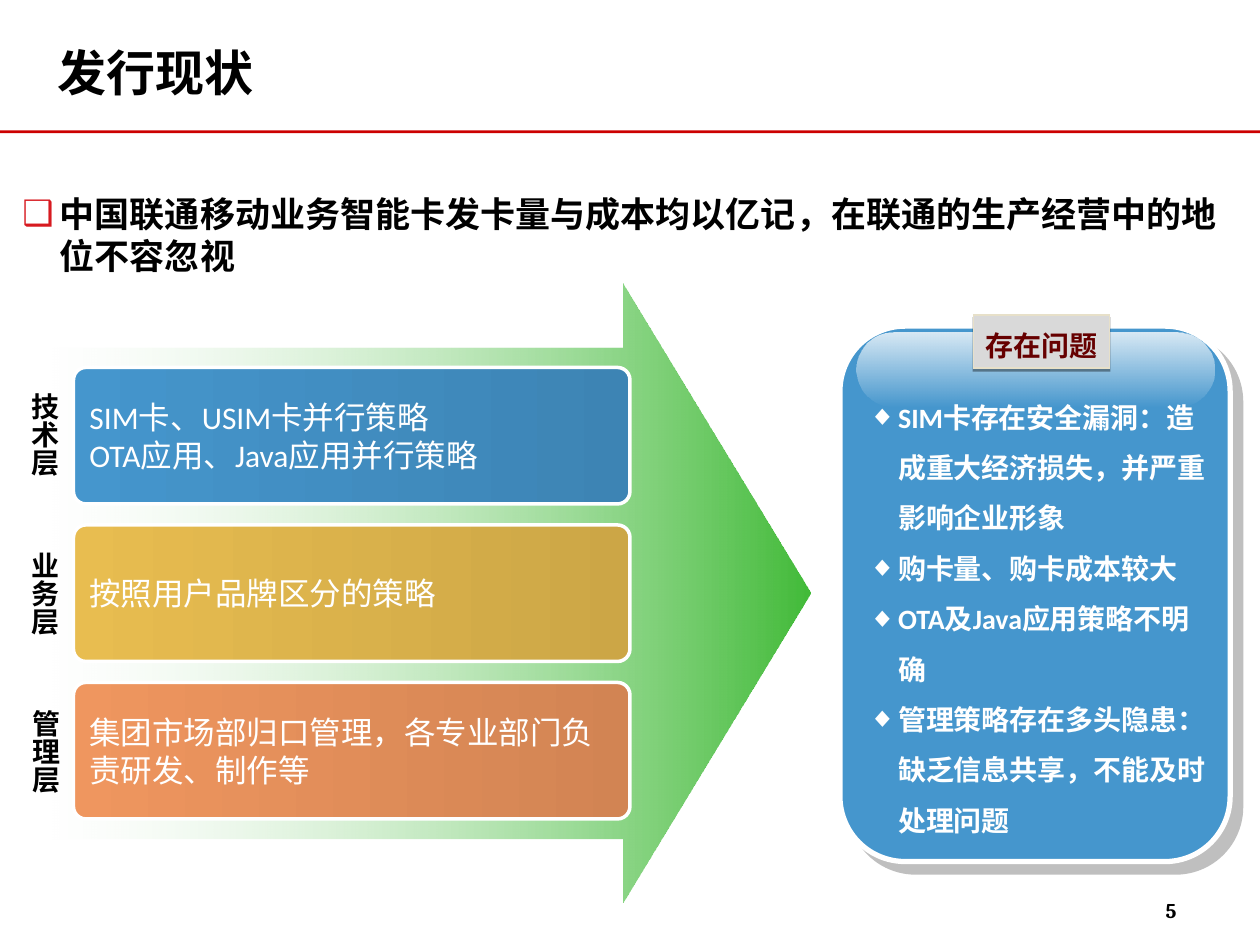
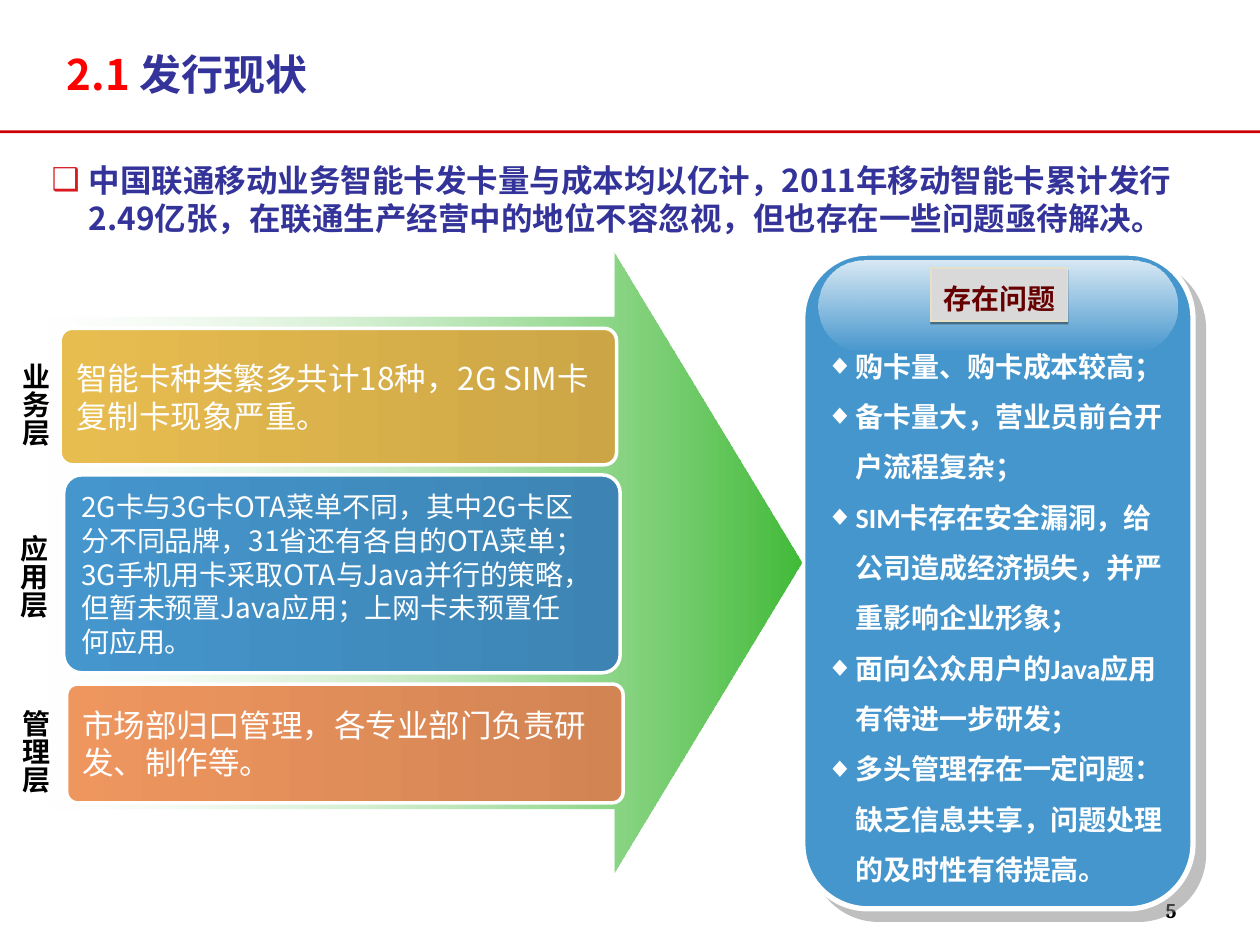
Before and after one commit to momo1101/unicardsrch, a slide deck: slide 5 of 软课题文本/软课题-中国联通电信卡业务及策略研究.ppt. Drawn at 1260x945 pixels with LibreOffice and Linux fonts; fonts in the diff are those of the drawing; background and template pictures are left out. Boxes give left, top, right and bottom in pixels: in the first picture for what was removed or moved away, otherwise in the second. Text is boxed around its words. In the diff, an @@ line names an element or a change of style, - is before the commit and + after.

Commit message:
市场部最终定稿

```diff
--- a/软课题文本/软课题-中国联通电信卡业务及策略研究.ppt
+++ b/软课题文本/软课题-中国联通电信卡业务及策略研究.ppt
@@ text at <box>67,54,308,94</box>: text changed; size 28 to 24 pt; text colour #000000 to #333399 @@
-发行现状
+2.1 发行现状
@@ text at <box>89,165,1171,234</box>: text changed; size 20 to 18 pt; text colour #000000 to #333399 @@
-❑ 中国联通移动业务智能卡发卡量与成本均以亿记，在联通的生产经营中的地位不容忽视
+❑ 中国联通移动业务智能卡发卡量与成本均以亿计，2011年移动智能卡累计发行2.49亿张，在联通生产经营中的地位不容忽视，但也存在一些问题亟待解决。
@@ right arrow: place and size @@
-right arrow at <box>53,284,810,903</box>
+right arrow at <box>44,253,801,873</box>
@@ freeform shape: place and size @@
-freeform shape at <box>840,326,1231,862</box>
+freeform shape at <box>803,253,1193,908</box>
@@ rounded rectangle: place and size @@
-rounded rectangle at <box>856,333,1213,407</box>
+rounded rectangle at <box>819,261,1177,352</box>
@@ rectangle "存在问题": place and size @@
-rectangle "存在问题" at <box>973,315,1109,368</box>
+rectangle "存在问题" at <box>931,268,1067,321</box>
@@ rounded rectangle added at <box>60,329,617,465</box>, fill gradient #E8BD50 to #CCA646, outline #FFFFFF 2.01 pt, 18 pt, text #FFFFFF @@
+智能卡种类繁多共计18种，2G SIM卡
+复制卡现象严重。
@@ text "业务层": place and size @@
-text "业务层" at <box>31,552,59,635</box>
+text "业务层" at <box>23,363,51,446</box>
@@ text at <box>856,353,1163,883</box>: text changed @@
-◆ SIM卡存在安全漏洞：造成重大经济损失，并严重影响企业形象
-◆ 购卡量、购卡成本较大
-◆ OTA及Java应用策略不明确
-◆ 管理策略存在多头隐患：缺乏信息共享，不能及时处理问题
+◆ 购卡量、购卡成本较高；
+◆ 备卡量大，营业员前台开户流程复杂；
+◆ SIM卡存在安全漏洞，给公司造成经济损失，并严重影响企业形象；
+◆ 面向公众用户的Java应用有待进一步研发；
+◆ 多头管理存在一定问题：缺乏信息共享，问题处理的及时性有待提高。
@@ rounded rectangle removed at <box>73,368,630,504</box> @@
-SIM卡、USIM卡并行策略
-OTA应用、Java应用并行策略
@@ text removed at <box>31,393,59,476</box> @@
-技术层
@@ rounded rectangle added at <box>64,475,621,673</box>, fill gradient #4596CD to #3D84B4, outline #FFFFFF 2.01 pt, 16 pt, text #FFFFFF @@
+2G卡与3G卡OTA菜单不同，其中2G卡区
+分不同品牌，31省还有各自的OTA菜单；
+3G手机用卡采取OTA与Java并行的策略，
+但暂未预置Java应用；上网卡未预置任
+何应用。
@@ text added at <box>21,535,49,618</box>, 16 pt, text #000000, bold @@
+应用层
@@ rounded rectangle removed at <box>73,525,630,662</box> @@
-按照用户品牌区分的策略
@@ text "管理层": place and size @@
-text "管理层" at <box>33,706,61,793</box>
+text "管理层" at <box>23,706,51,793</box>
@@ rounded rectangle "市场部归口管理，各专业部门负责研发、制作等。": place and size @@
-rounded rectangle "市场部归口管理，各专业部门负责研发、制作等。" at <box>73,683,630,819</box>
+rounded rectangle "市场部归口管理，各专业部门负责研发、制作等。" at <box>67,684,624,803</box>
@@ text in rounded rectangle at <box>82,710,586,777</box>: text changed @@
-集团市场部归口管理，各专业部门负责研发、制作等
+市场部归口管理，各专业部门负责研发、制作等。
```
Also in this commit, not shown: 21 other slides changed, 3 slides added, 7 slides removed.
